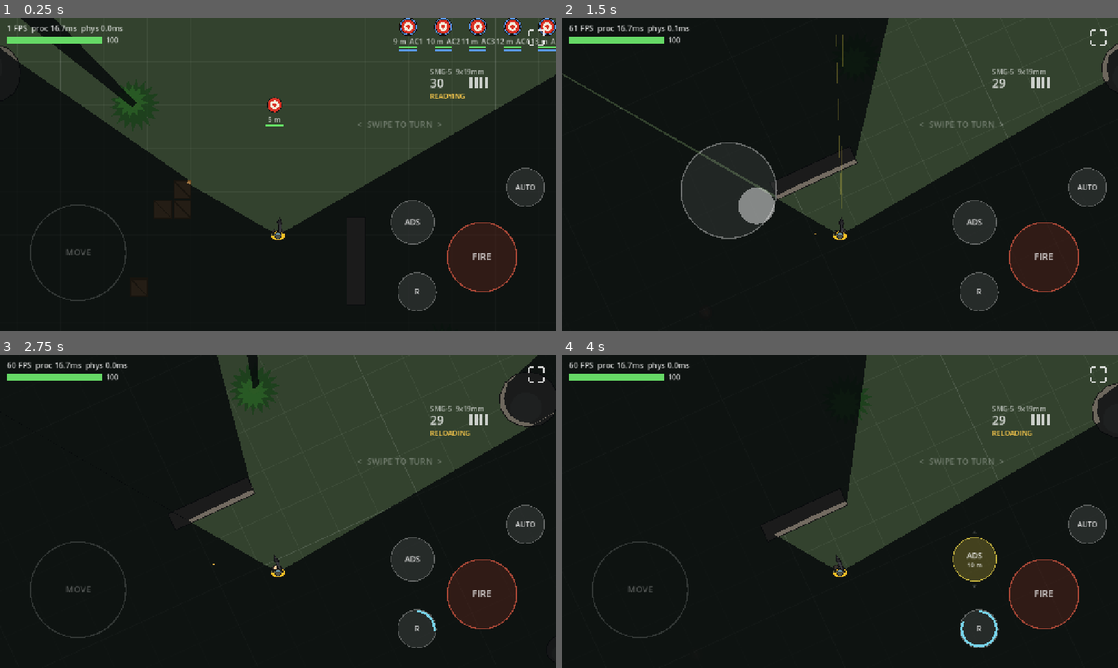
Above: before the commit, frames 1-4 (two rows, left to right).
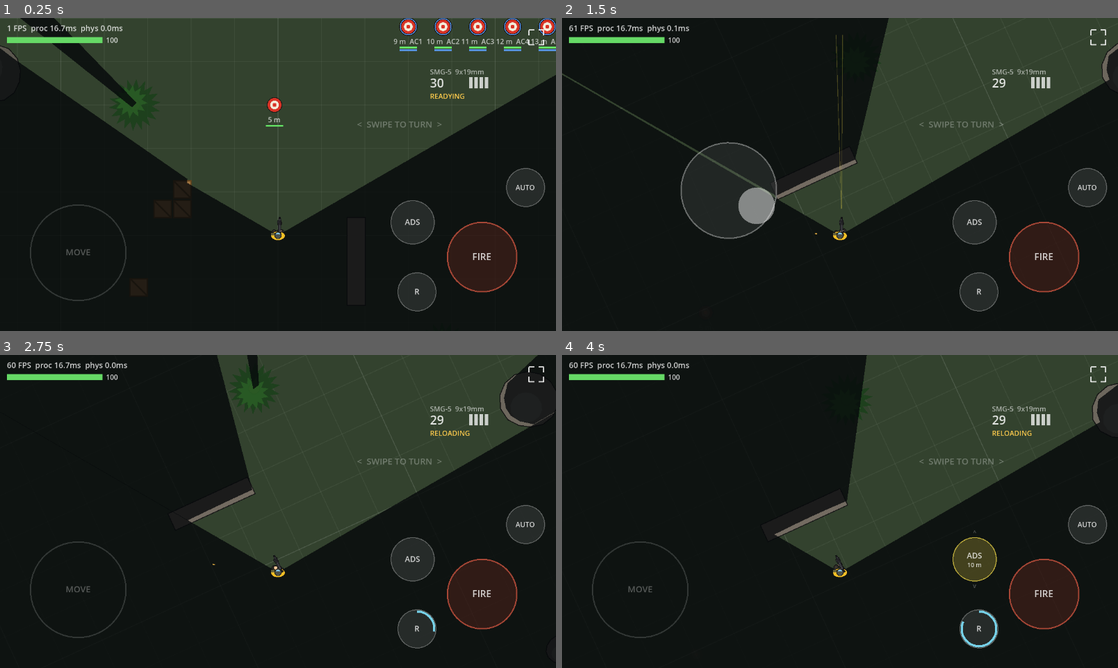
Above: after the commit, the same moments.

Repository: jklrjklr/zhukov
Game: Godot game, scene res://scenes/main.tscn
The game is run twice, just before and just after one commit, with the same random seed, the same clock (stepped at 60 frames per second) and the same inputs.
Inputs (mouse positions are in pixels of both pictures, inside the frame that each line leads up to):
- Up to frame 1 (0.25 s): no input
- Up to frame 2 (1.5 s): tap Enter at 0.5 s; move the mouse to (962, 158) at 0.52 s; hold D 0.53-1.25 s; hold E 0.53-1.25 s; click (962, 158) at 0.67 s; tap Space at 0.77 s; drag from (728, 190) to (812, 237) at 1.27 s
- Up to frame 3 (2.75 s): move the mouse to (333, 442) at 2.02 s; hold D from 2.03 s (still down); tap R at 2.1 s
- Up to frame 4 (4 s): release D at 2.75 s; drag from (812, 574) to (673, 464) at 2.77 s; move the mouse to (1006, 558) at 3.52 s; hold A from 3.53 s (still down); tap F at 3.6 s; tap Space at 3.77 s

The runs differ from the first frame. In frame 1, 1.9% of the frame differs, in the area x 0-100%, y 0-94%; in frame 2, 1.5%; in frame 3, 1.4%; in frame 4, 1.4%.

Commit message:
Render at fixed base resolution (viewport stretch) and upscale
Co-Authored-By: Claude Opus 5.5 <noreply@anthropic.com>
Claude-Session: https://claude.ai/code/session_01CuvFDQ8S82ziWJ7Azt1Yc4

Diff:
--- a/project.godot
+++ b/project.godot
@@ -13,7 +13,9 @@
 
 window/size/viewport_width=1280
 window/size/viewport_height=720
-window/stretch/mode="canvas_items"
+; Render at the base resolution (aspect-expanded, ~1560x720 landscape) and upscale:
+; sharp enough on phones while keeping fill cost fixed.
+window/stretch/mode="viewport"
 window/stretch/aspect="expand"
 window/handheld/orientation=4
 
